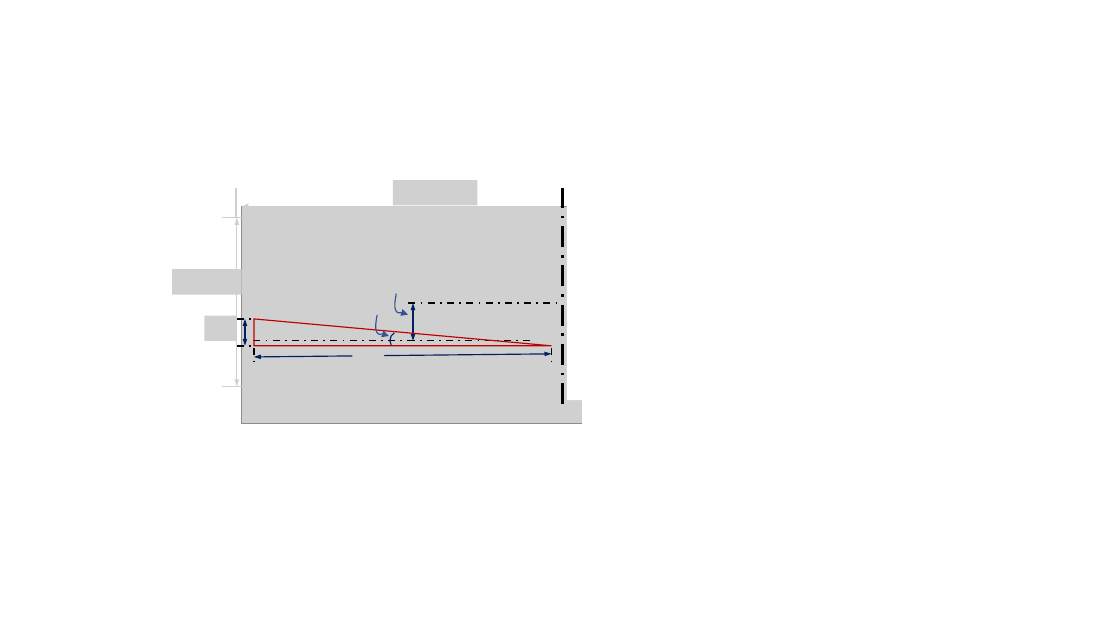
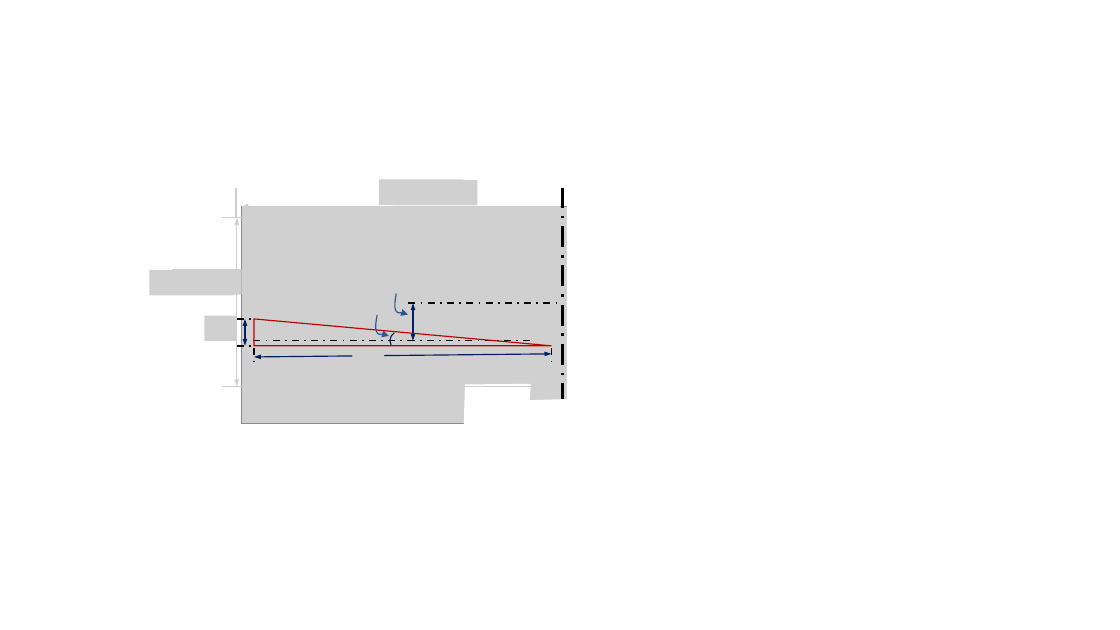
Before and after one commit to KantouniasA/flightDynamics, a slide deck: slide 3 of TechnicalReport/Figures.pptx. Drawn at 1120x630 pixels with LibreOffice and Linux fonts; fonts in the diff are those of the drawing; grey boxes stand for pictures. Boxes give left, top, right and bottom in pixels: in the first picture for what was removed or moved away, otherwise in the second. Text is boxed around its words. In the diff, an @@ line names an element or a change of style, - is before the commit and + after.

Commit message:
Figure dimensions ok

```diff
--- a/TechnicalReport/Figures.pptx
+++ b/TechnicalReport/Figures.pptx
@@ picture added at [379,180,464,205] @@
@@ freeform shape: place and size @@
-freeform shape at [568,184,926,429]
+freeform shape at [465,184,926,429]
@@ picture added at [150,270,234,295] @@
```
Also in this commit, not shown: 2 other slides changed.
